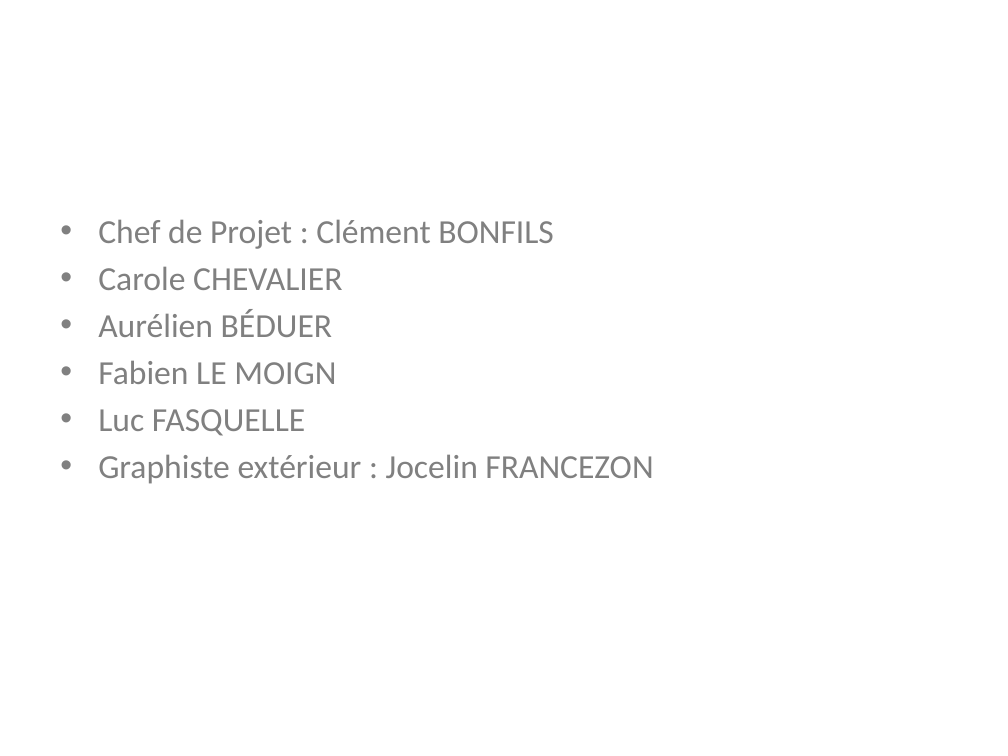
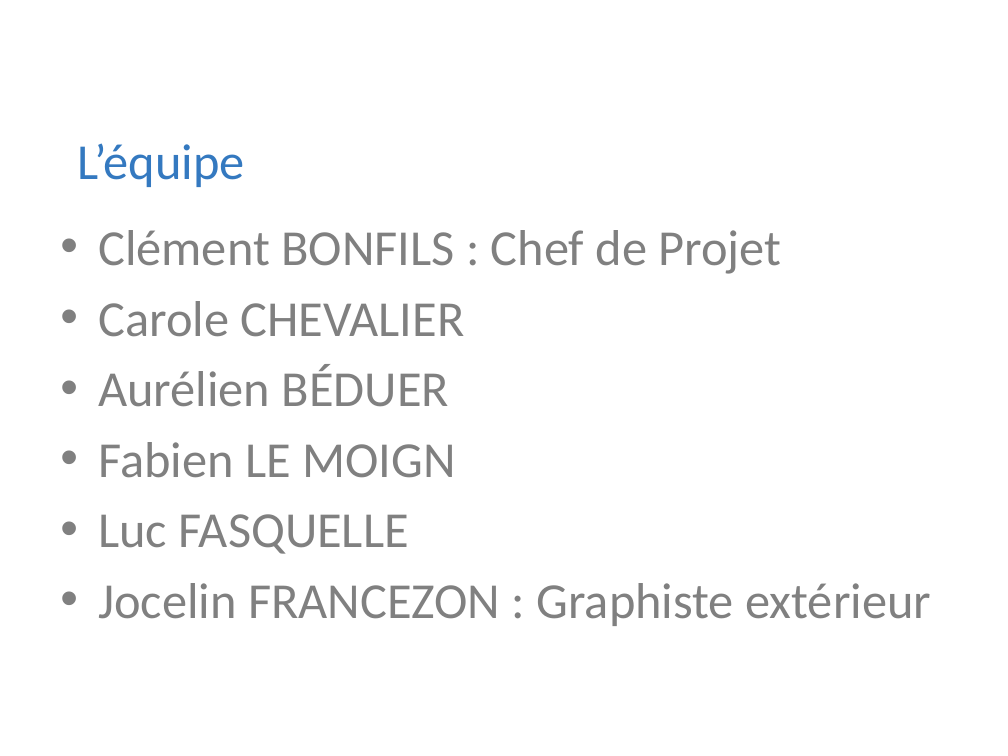
Before and after one commit to Riges/eip-silverlight, a slide deck: slide 3 of Docs/eip 10.09.11/myNETwork.pptx. Drawn at 1008x756 pixels with LibreOffice and Linux fonts; fonts in the diff are those of the drawing; background and template pictures are left out. Boxes give left, top, right and bottom in pixels: in the first picture for what was removed or moved away, otherwise in the second. Text is boxed around its words. In the diff, an @@ line names an element or a change of style, - is before the commit and + after.

```diff
--- a/Docs/eip 10.09.11/myNETwork.pptx
+++ b/Docs/eip 10.09.11/myNETwork.pptx
@@ text added at box(77, 143, 245, 187), 36 pt, text #3479C0 @@
+L’équipe
@@ text at box(98, 230, 781, 274): text changed; size 24 to 36 pt @@
-• Chef de Projet : Clément BONFILS
+• Clément BONFILS : Chef de Projet
@@ text at box(98, 301, 465, 554): size 24 to 36 pt in "Carole CHEVALIER", "Aurélien BÉDUER", "Fabien LE MOIGN", "Luc FASQUELLE"; more space between paragraphs @@
@@ text at box(98, 583, 931, 626): text changed; size 24 to 36 pt @@
-• Graphiste extérieur : Jocelin FRANCEZON
+• Jocelin FRANCEZON : Graphiste extérieur
```
Also in this commit, not shown: 13 other slides changed, 2 slides added, 2 slides removed, 2 other files.
